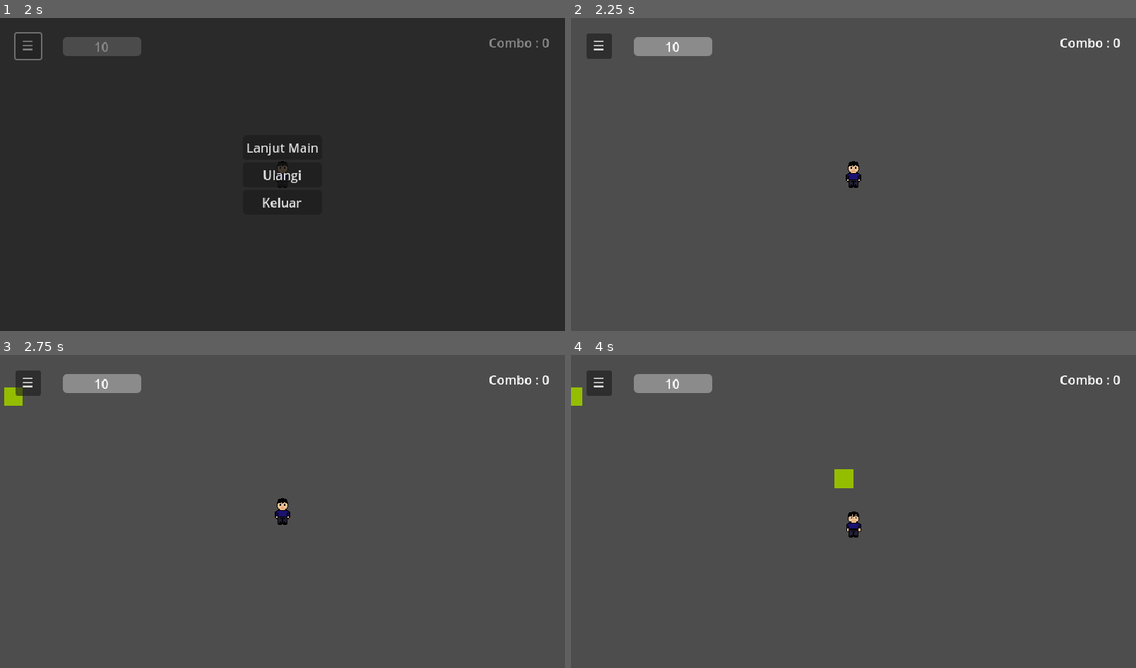
Above: before the commit, frames 1-4 (two rows, left to right).
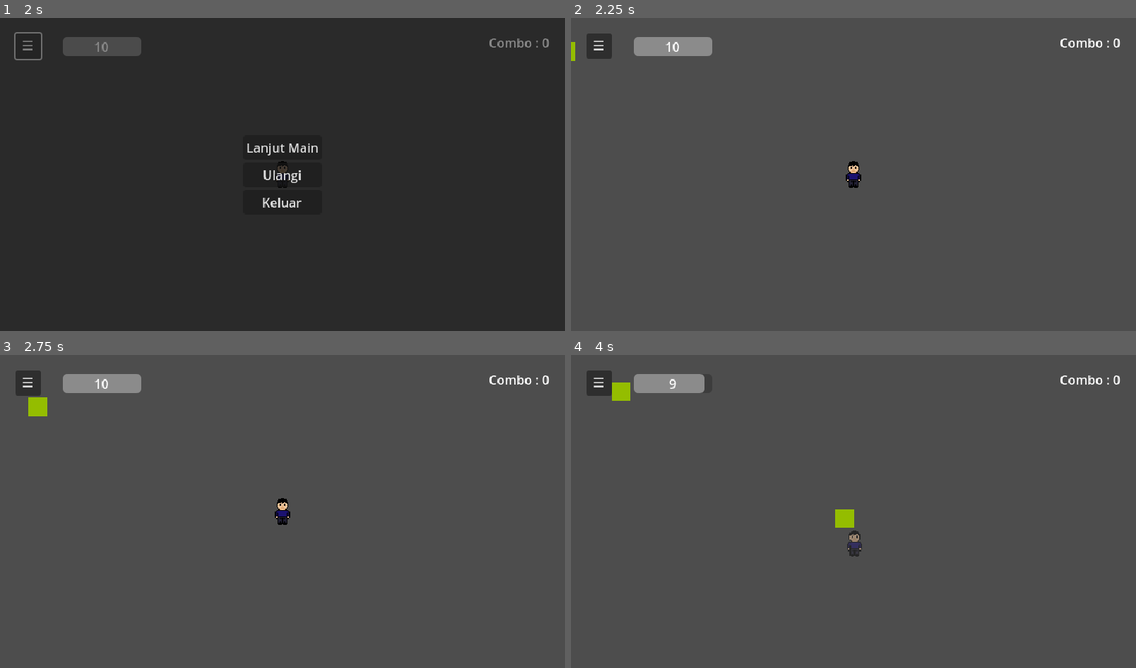
Above: after the commit, the same moments.

Repository: cakusers/project-glaux
Game: Godot game, scene res://ui/main_menu/MainMenu.tscn
Two runs of this game, one before a commit and one after it. Both use one fixed random seed, a clock stepped at 60 frames per second and the inputs below.
Inputs:
- Up to frame 1 (2 s): click "Mulai" at 0.5 s; click "☰" at 1.25 s
- Up to frame 2 (2.25 s): click "Lanjut Main" at 2 s
- Up to frame 3 (2.75 s): no input
- Up to frame 4 (4 s): hold D (move_right) 2.78-3.53 s; tap Space (attack) at 2.85, 3.6 s; hold S (move_down) from 3.53 s (still down)

Frame 1 is identical in both runs. In frame 2, less than 0.1% of the frame differs, in the area x 0-1%, y 7-14%; in frame 3, 0.4%; in frame 4, 1.1%, in the area x 0-52%, y 6-65%.

Commit message:
Refactor code of movement and enemy

Diff:
--- a/entities/Enemy/Enemy.tscn
+++ b/entities/Enemy/Enemy.tscn
@@ -1,7 +1,8 @@
-[gd_scene load_steps=4 format=3 uid="uid://dxf1daw1f4vhe"]
+[gd_scene load_steps=5 format=3 uid="uid://dxf1daw1f4vhe"]
 
 [ext_resource type="Script" uid="uid://dt8xhtytwrgqe" path="res://entities/Enemy/script/enemy.gd" id="1_2pb1h"]
 [ext_resource type="PackedScene" uid="uid://bs7e5xksucycg" path="res://entities/shared/components/health/HealthComponent.tscn" id="2_mvb52"]
+[ext_resource type="PackedScene" uid="uid://be48i4wfalh6x" path="res://entities/shared/components/movement/MovementComponent.tscn" id="3_lnuim"]
 
 [sub_resource type="CircleShape2D" id="CircleShape2D_3o4wt"]
 
@@ -9,7 +10,7 @@
 position = Vector2(10, 10)
 collision_layer = 4
 script = ExtResource("1_2pb1h")
-speed = 80.0
+attack_cooldown = 0.6
 metadata/_edit_group_ = true
 
 [node name="ColorRect" type="ColorRect" parent="."]
@@ -24,3 +25,6 @@
 
 [node name="HealthComponent" parent="." instance=ExtResource("2_mvb52")]
 max_hp = 2
+
+[node name="MovementComponent" parent="." instance=ExtResource("3_lnuim")]
+speed = 100.0
--- a/entities/Enemy/script/enemy.gd
+++ b/entities/Enemy/script/enemy.gd
@@ -1,60 +1,87 @@
 extends CharacterBody2D
+class_name Enemy
 
-@export var speed = 100.0
+# --- COMPONENTS ---
+@onready var health_comp = $HealthComponent
+@onready var move_comp = $MovementComponent # <--- BARU
 
-@onready var health_comp = $HealthComponent
+# --- VARIABLES ---
+var player: Player = null # Kita pakai Tipe Data 'Player' agar autocompletion jalan
 
-var player = null
-
-var knockback = Vector2.ZERO
-@export var knockback_power = 300.0
-@export var knockback_friction = 10.0 # Seberapa cepat musuh berhenti terpental
+# Konfigurasi Serangan
+@export var damage_amount: int = 1
+@export var attack_knockback_force: float = 400.0
+var is_attacking: bool = false
+@export var attack_cooldown: float = 0.3
 
 func _ready():
-	# Mencari node pertama yang ada di grup "player"
 	player = get_tree().get_first_node_in_group("player")
-	health_comp.died.connect(func(): queue_free())
+
+	# Sambungkan Sinyal
+	health_comp.died.connect(_on_died)
+	health_comp.damaged.connect(_on_damaged) # Untuk efek visual
 
 func _physics_process(_delta):
-	knockback = knockback.move_toward(Vector2.ZERO, knockback_friction)
 
+	if is_attacking:
+		move_comp.move(Vector2.ZERO) # Diam di tempat
+		return # Stop script di sini, jangan cek tabrakan lagi
+
+	# 1. HANDLE MOVEMENT (Lewat Component)
 	if player:
 		var direction = (player.global_position - global_position).normalized()
-		velocity = (direction * speed) + knockback
-		move_and_slide()
+		move_comp.move(direction)
+	else:
+		move_comp.move(Vector2.ZERO)
 
-		# Logika sederhana: Jika bersentuhan dengan player, lukai player
-		# Kita gunakan get_slide_collision untuk mendeteksi tabrakan fisik
-		for i in get_slide_collision_count():
-			var collision = get_slide_collision(i)
-			var collider = collision.get_collider()
-			# Cek apakah yang ditabrak adalah Player
-			if collider.is_in_group("player"):
-					# 1. Deal Damage
-				if collider.has_method("take_damage"):
-					collider.take_damage(1)
+	# 2. HANDLE ATTACK
+	check_contact_damage()
 
-				# [BARU] 2. Berikan Knockback ke Player
-				if collider.has_method("apply_knockback"):
-					# Dorong Player menjauh dari posisi Musuh ini
-					# Angka 400.0 adalah kekuatan dorong (bisa diatur)
-					collider.apply_knockback(global_position, knockback_power)
+# Fungsi logika serangan (Menabrak Player)
+func check_contact_damage():
+	# Kita cek semua tabrakan fisik saat ini
+	for i in get_slide_collision_count():
+		var collision = get_slide_collision(i)
+		var collider = collision.get_collider()
 
-			#if collider.is_in_group("player") and collider.has_method("take_damage"):
-				#collider.take_damage(1) # Musuh deal 1 damage ke player
+		# Gunakan class_name 'Player' untuk pengecekan yang lebih elegan
+		if collider is Player:
+			attack_target(collider)
 
+# --- FUNGSI SIGNAL RECEIVER ---
+func attack_target(target: Player):
+	if is_attacking: return # Cegah serangan spam
+
+	is_attacking = true
+
+	# 1. Deal Damage & Knockback
+	target.take_damage(damage_amount)
+	target.apply_knockback(global_position, attack_knockback_force)
+
+	# 2. Musuh Mundur Sedikit (Opsional, biar gak nempel banget)
+	# move_comp.apply_knockback(target.global_position, 200.0)
+
+	# 3. Tunggu Cooldown
+	await get_tree().create_timer(attack_cooldown).timeout
+
+	# 4. Selesai Cooldown, boleh kejar lagi
+	is_attacking = false
+
+
+# Wrapper agar Player bisa memukul Musuh (PENTING)
 func take_damage(amount):
 	health_comp.damage(amount)
 
-	# Efek Visual Flash Merah (bisa manual di sini atau via sinyal damaged)
+# Wrapper agar Player bisa mendorong Musuh (PENTING)
+func apply_knockback(source_pos, force):
+	move_comp.apply_knockback(source_pos, force)
+
+func _on_damaged(amount):
+	# Efek Visual Flash Merah
 	modulate = Color.RED
 	var tween = create_tween()
 	tween.tween_property(self, "modulate", Color.WHITE, 0.1)
 
-# [BARU] Fungsi untuk menerima dorongan
-func apply_knockback(source_position, force_amount):
-	# Hitung arah: Dari PENYERANG (Player) menuju KORBAN (Enemy)
-	var direction = (global_position - source_position).normalized()
-
-	# Set knockback vector
-	knockback = direction * force_amount
+func _on_died():
+	# Efek partikel mati bisa ditaruh di sini
+	queue_free()
--- a/entities/Player/Player.tscn
+++ b/entities/Player/Player.tscn
@@ -1,10 +1,11 @@
-[gd_scene load_steps=7 format=3 uid="uid://cxrvpwl4vuwwf"]
+[gd_scene load_steps=8 format=3 uid="uid://cxrvpwl4vuwwf"]
 
 [ext_resource type="Script" uid="uid://cauuw306eljgc" path="res://entities/Player/scipt/player.gd" id="1_onrkg"]
 [ext_resource type="Texture2D" uid="uid://fkvgqm6rl0bl" path="res://entities/Player/assets/Idle.png" id="2_i3pqv"]
 [ext_resource type="PackedScene" uid="uid://bly6bus6i8bb6" path="res://entities/Player/components/combat/CombatComponent.tscn" id="3_5u5ly"]
 [ext_resource type="PackedScene" uid="uid://bs7e5xksucycg" path="res://entities/shared/components/health/HealthComponent.tscn" id="4_pco1l"]
 [ext_resource type="PackedScene" uid="uid://bj2l3vuwmhasr" path="res://entities/Player/components/regen/RegenComponent.tscn" id="5_k7roy"]
+[ext_resource type="PackedScene" uid="uid://be48i4wfalh6x" path="res://entities/shared/components/movement/MovementComponent.tscn" id="6_6jj1d"]
 
 [sub_resource type="CapsuleShape2D" id="CapsuleShape2D_onrkg"]
 radius = 8.0
@@ -35,3 +36,5 @@
 [node name="RegenComponent" parent="." node_paths=PackedStringArray("health_comp") instance=ExtResource("5_k7roy")]
 health_comp = NodePath("../HealthComponent")
 regen_wait_time = 1.5
+
+[node name="MovementComponent" parent="." instance=ExtResource("6_6jj1d")]
--- a/entities/Player/scipt/player.gd
+++ b/entities/Player/scipt/player.gd
@@ -2,12 +2,14 @@
 class_name Player
 
 signal combo_changed(new_count)
+signal player_has_died
 
 @export var speed: float = 200.0
 
 @onready var combat_comp = $CombatComponent
 @onready var health_comp = $HealthComponent
 @onready var regen_comp = $RegenComponent
+@onready var move_comp = $MovementComponent
 
 # Knockback
 var knockback = Vector2.ZERO
@@ -20,40 +22,28 @@
 
 	health_comp.died.connect(_on_died)
 	health_comp.invincibility_changed.connect(_on_invincibility_changed)
-
 	health_comp.healed.connect(_on_healed)
 
 func _physics_process(delta):
-	# Kita cegah pergerakan saat sedang menyerang agar tidak 'sliding'
-	if not combat_comp.is_attacking:
-		move_state()
-
 	# Cek input serangan
 	if Input.is_action_just_pressed("attack"):
 		combat_comp.attack()
 
+	if not combat_comp.is_attacking:
+		var direction = Input.get_vector("move_left", "move_right", "move_up", "move_down")
+
+		# Rotasi pedang (Visual) tetap diatur Player karena ini preferensi input
+		if direction:
+			combat_comp.rotation = direction.angle()
+
+		# Suruh komponen bergerak sesuai arah input
+		move_comp.move(direction)
+	else:
+		# Kalau nyerang, diam (kirim Vector2.ZERO), tapi knockback tetap jalan di dalam component
+		move_comp.move(Vector2.ZERO)
+
 	var is_moving = velocity.length() > 10.0
-	var is_attacking = combat_comp.is_attacking
-
-	regen_comp.handle_regen_logic(delta, is_moving or is_attacking)
-
-func move_state():
-	var direction = Vector2.ZERO
-	direction.x = Input.get_action_strength("move_right") - Input.get_action_strength("move_left")
-	direction.y = Input.get_action_strength("move_down") - Input.get_action_strength("move_up")
-
-	if direction:
-		combat_comp.rotation = direction.angle()
-
-	velocity = direction.normalized() * speed
-
-	# Kurangi kekuatan knockback setiap frame (efek gesekan)
-	knockback = knockback.move_toward(Vector2.ZERO, knockback_friction)
-
-	# Gabungkan velocity jalan + velocity terpental
-	velocity += knockback
-
-	move_and_slide()
+	regen_comp.handle_regen_logic(delta, is_moving or combat_comp.is_attacking)
 
 func take_damage(amount):
 	regen_comp.reset_regen()
@@ -97,7 +87,5 @@
 		get_tree().reload_current_scene()
 
 # [BARU] Fungsi untuk menerima dorongan dari musuh
-func apply_knockback(source_position, force_amount):
-	# Hitung arah dari Musuh menuju Player
-	var direction = (global_position - source_position).normalized()
-	knockback = direction * force_amount
+func apply_knockback(source_pos, force):
+	move_comp.apply_knockback(source_pos, force)
--- /dev/null
+++ b/entities/shared/components/movement/MovementComponent.tscn
@@ -0,0 +1,6 @@
+[gd_scene load_steps=2 format=3 uid="uid://be48i4wfalh6x"]
+
+[ext_resource type="Script" uid="uid://0k38l8o062rg" path="res://entities/shared/components/movement/movement_component.gd" id="1_xlie8"]
+
+[node name="MovementComponent" type="Node2D"]
+script = ExtResource("1_xlie8")
--- /dev/null
+++ b/entities/shared/components/movement/movement_component.gd
@@ -0,0 +1,38 @@
+extends Node
+class_name MovementComponent
+
+# Kita butuh tahu SIAPA yang digerakkan
+@export var character_body: CharacterBody2D
+
+# --- KONFIGURASI ---
+@export var speed: float = 200.0
+@export var knockback_friction: float = 15.0
+
+# --- STATE ---
+var knockback: Vector2 = Vector2.ZERO
+
+func _ready():
+	# Jika lupa assign di Inspector, coba cari parentnya otomatis
+	if not character_body and get_parent() is CharacterBody2D:
+		character_body = get_parent()
+
+func move(direction: Vector2):
+	if not character_body: return
+
+	# 1. Set Velocity Normal
+	character_body.velocity = direction * speed
+
+	# 2. Tambahkan Knockback (Fisika)
+	# Kurangi knockback perlahan
+	knockback = knockback.move_toward(Vector2.ZERO, knockback_friction)
+	character_body.velocity += knockback
+
+	# 3. Eksekusi Gerakan
+	character_body.move_and_slide()
+
+# Fungsi untuk menerima dorongan (Dipanggil saat kena pukul)
+func apply_knockback(source_pos: Vector2, force: float):
+	if not character_body: return
+
+	var direction = (character_body.global_position - source_pos).normalized()
+	knockback = direction * force
Not shown, added: entities/shared/components/movement/movement_component.gd.uid
